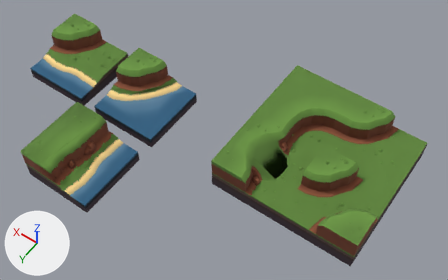
Before and after pictures for a commit that changed the Blender file quadset.blend.
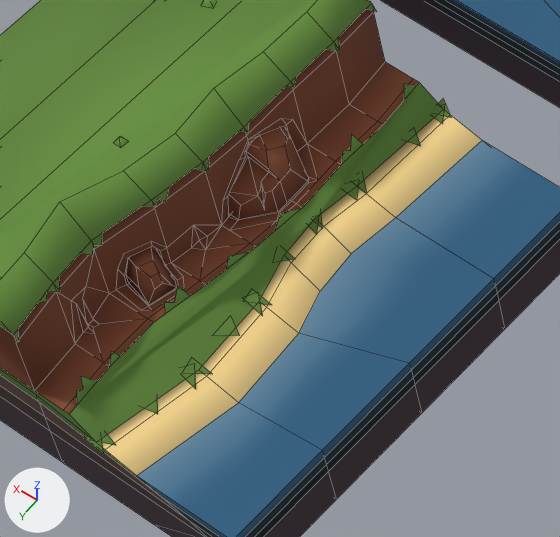
The first picture shows the older version from a 50 mm lens placed at (22.2, 36.4, 51.0), pointed at (45.6, 3.6, -0.5). The close-ups show both versions on the part from 11% to 30% of the width and 43% to 73% of the height of that picture; other places that the commit changed are outside them. Lighting does not change. The marker at lower left points along +X, +Y and +Z. The close-ups show mesh edges as thin lines. The same objects are shown in both versions, whatever each file hides.

Script lines for the objects in view, before the commit:
```python
me_t_ggww_1 = bpy.data.meshes.new('t-GGww-1')
me_t_ggww_1.from_pydata(...)  # 431 vertices, 296 faces; spans x -4.0..4.0, y -4.15..4.07, z -2.0..2.26
me_t_ggww_1.materials.append(mat_material)  # picture img_palette_png
me_t_wgww_1_001 = bpy.data.meshes.new('t-wGww-1.001')
me_t_wgww_1_001.from_pydata(...)  # 200 vertices, 158 faces; spans x -4.0..4.05, y -4.13..4.0, z -2.0..2.26
me_t_wgww_1_001.materials.append(mat_material)  # picture img_palette_png
ob_t_ggww_1 = bpy.data.objects.new('t-GGww-1', me_t_ggww_1)
ob_t_ggww_1.location = (56.0, 14.0, 0.0)
ob_t_wgww_1_001 = bpy.data.objects.new('t-wGww-1.001', me_t_wgww_1_001)
ob_t_wgww_1_001.location = (56.0, 4.0, 0.0)
```
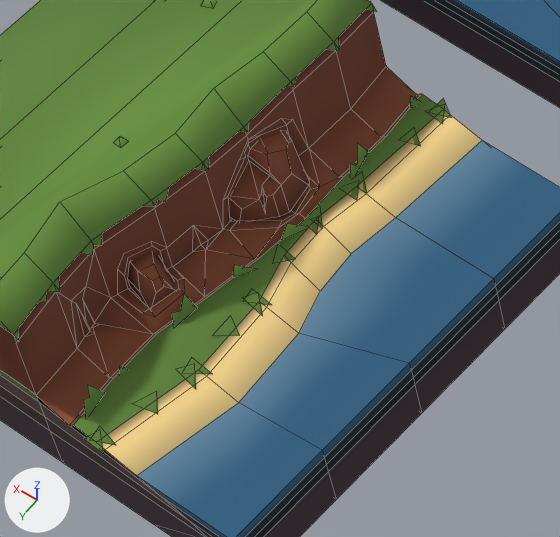
Pixel boxes (x1, y1, x2, y2) of what changed, in the close-ups (560 x 537 px):
```json
{"part": 1, "of": "me_t_ggww_1", "change": "cut back", "before": [0, 12, 447, 494], "after": [0, 12, 447, 453]}
```

Edits to the scene script, one JSON object a line:
```json
{"block": "me_t_ggww_1", "where": "# used by ob_t_ggww_1; location = (56.0, 14.0, 0.0)"}
{"op": "remove", "block": "me_t_ggww_1", "code": "me_t_ggww_1.from_pydata(...)  # 431 vertices, 296 faces; spans x -4.0..4.0, y -4.15..4.07, z -2.0..2.26"}
{"op": "add", "block": "me_t_ggww_1", "code": "me_t_ggww_1.from_pydata(...)  # 431 vertices, 293 faces; spans x -4.0..4.0, y -4.15..4.07, z -2.0..2.26"}
{"block": "me_t_ggww_1", "change": "me_t_ggww_1 part 1"}
{"block": "me_t_ggww_1", "change": "3 faces are deleted"}
{"block": "me_t_ggww_1", "change": "52 vertices in x -0.67..0.26, y -1.7..1.76, z 0.0..0.92 move by (0.0, 0.0, -0.1)"}
{"block": "me_t_ggww_1", "change": "22 vertices in x -0.15..0.37, y -4.0..4.0, z 0.0..0.15 move by (0.0, 0.0, -0.12)"}
{"block": "me_t_ggww_1", "change": "9 vertices in x -0.94..-0.58, y -4.0..4.0, z 0.0 move by (0.0, 0.0, -0.3)"}
{"block": "me_t_ggww_1", "change": "8 vertices in x -0.75..-0.46, y -4.0..4.0, z 0.0 move by (0.0, 0.0, -0.43)"}
{"block": "me_t_ggww_1", "change": "4 vertices in x -1.08..-0.34, y -3.09..1.1, z -0.37..0.0 move by (0.0, 0.0, -0.03)"}
{"block": "me_t_ggww_1", "change": "4 vertices in x -0.93..-0.26, y -2.0..1.94, z -0.33..0.0 move by (0.0, 0.0, -0.08)"}
{"block": "me_t_ggww_1", "change": "47 vertices move from x -1.12..-0.29, y -3.93..4.07, z -0.37..0.23 to x -1.12..-0.29, y -3.93..4.07, z -0.46..0.07"}
```
